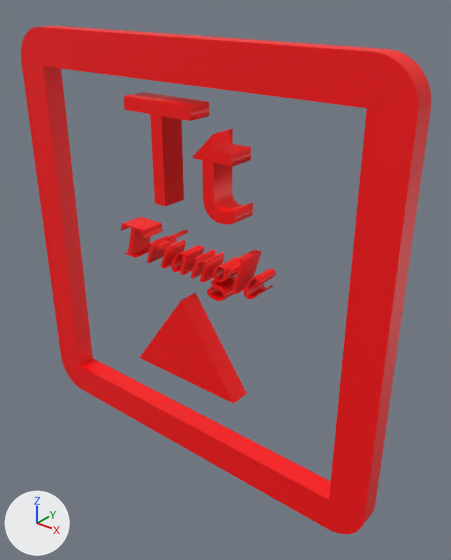
A saved change to the glTF model assets/models/Letter/Letter_T.glb.
The view is the same before and after, from a 50 mm lens placed at (1.75, -2.05, 2.88), pointed at (0.14, -0.04, 1.64). Every picture has the same lights, and +X, +Y and +Z are marked at lower left. Where no turn or scale is listed for an object, it has been applied to the vertices.

The scene before the commit, as lines of its bpy script (objects in view):
```python
ob_cube = bpy.data.objects.new('Cube', me_cube)
ob_cube.location = (0.0, -0.135, 1.677)
ob_cube_001 = bpy.data.objects.new('Cube.001', me_cube_001)
ob_cube_001.location = (-0.217, -0.139, 1.332)
ob_cube_002 = bpy.data.objects.new('Cube.002', me_cube_002)
ob_cube_002.location = (0.217, -0.139, 1.332)
ob_text = bpy.data.objects.new('Text', me_text)
ob_text.location = (-0.296, -0.135, 1.988)
ob_text_001 = bpy.data.objects.new('Text.001', me_text_001)
ob_text_001.location = (-0.403, -0.134, 1.686)
```
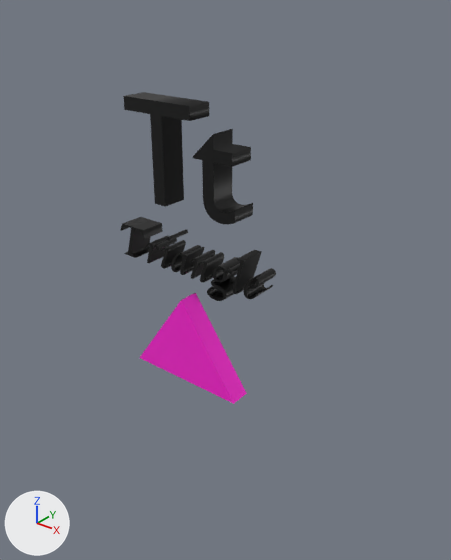
Edits to the bpy script that builds the scene:
```text
Change mat_material_004:
    mat_material_004.base_color: (1.0, 0.0, 0.0) -> (0.0, 0.0, 0.0)  # red #ff0000 -> black #000000
Change mat_material_003:
    mat_material_003.base_color: (1.0, 0.0, 0.0) -> (1.0, 0.0137, 0.665)  # red #ff0000 -> pink #ff1fd5
Change mat_material_006:
    mat_material_006.base_color: (1.0, 0.0, 0.0) -> (1.0, 0.0137, 0.665)  # red #ff0000 -> pink #ff1fd5
Change mat_material_001:
    mat_material_001.base_color: (1.0, 0.0, 0.0) -> (0.0, 0.0, 0.0)  # red #ff0000 -> black #000000
Remove ob_cube:
    ob_cube = bpy.data.objects.new('Cube', me_cube)
    ob_cube.location = (0.0, -0.135, 1.677)
```

Changed parts and their boxes (x1, y1, x2, y2) in the pictures (451 x 560 px):
'Cube', deleted (red): before (21, 26, 431, 534)
'Text', recoloured (red to black): (124, 92, 253, 224) in both
'Text.001', recoloured (red to black): (120, 217, 276, 301) in both
'Cube.002', recoloured (red to pink): (181, 293, 247, 404) in both
'Cube.001', recoloured (red to pink): (140, 296, 189, 379) in both
